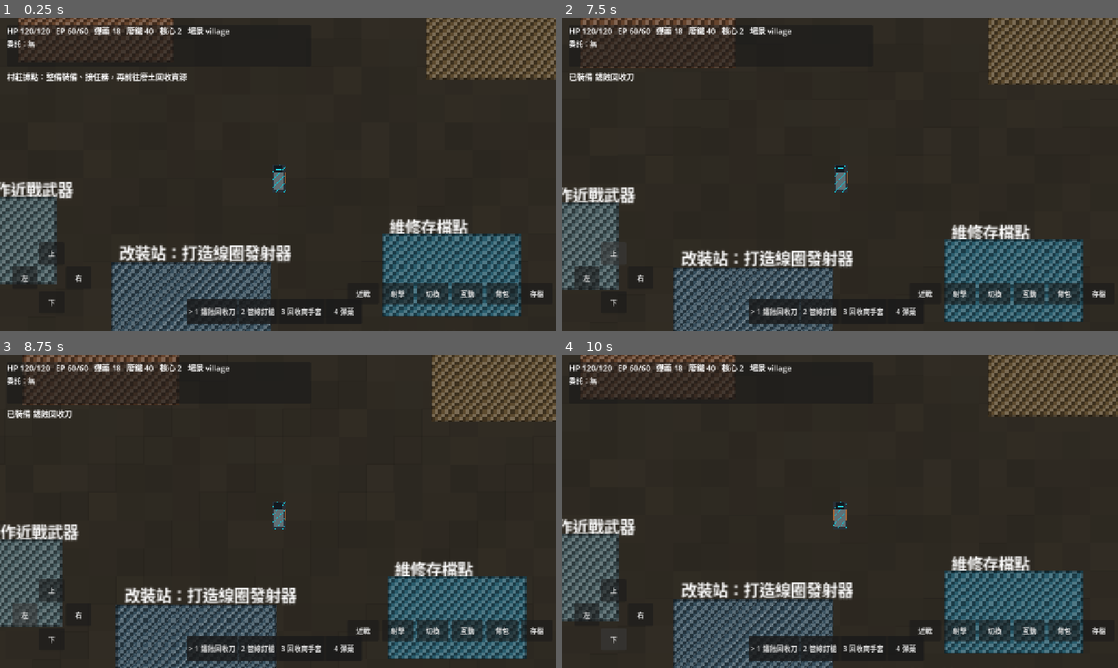
Above: before the commit, frames 1-4 (two rows, left to right).
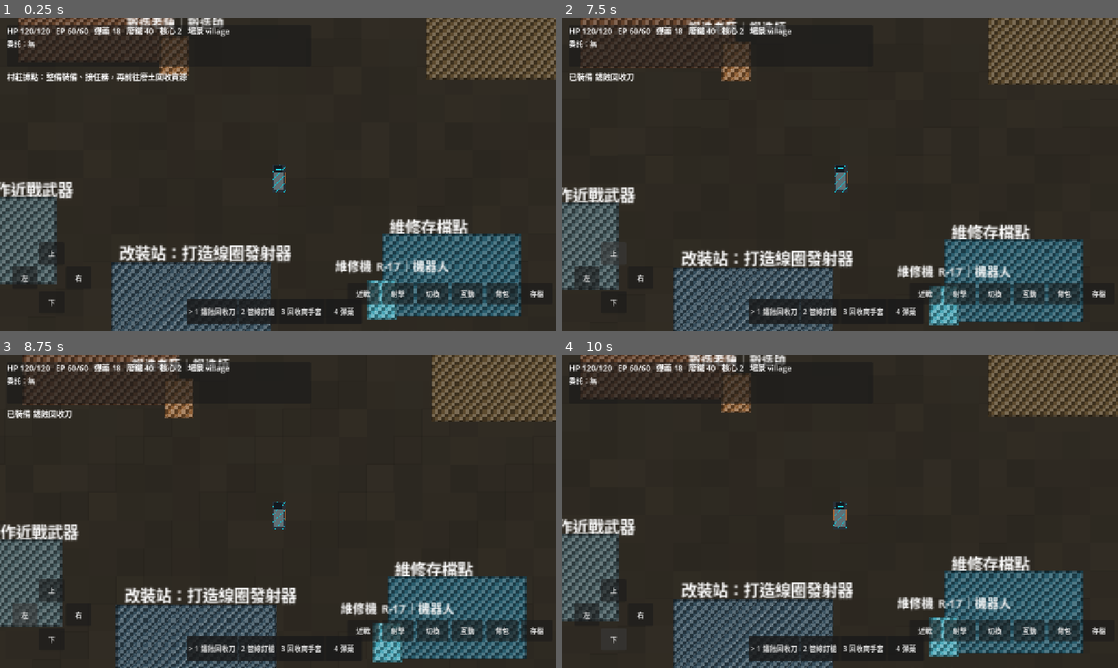
Above: after the commit, the same moments.

Repository: c112151127-ctrl/backmusuc
Game: Godot game, scene res://scenes/main/Main.tscn
Same seed, same stepped clock (60 frames per second), same inputs: the game is played once before the commit and once after it.
Inputs:
- Up to frame 1 (0.25 s): no input
- Up to frame 2 (7.5 s): click "> 1 鏽蝕回收刀" at 0.5 s; click "> 1 鏽蝕回收刀" at 1.25 s; click "2 管線釘槍" at 2 s; click "1 鏽蝕回收刀" at 2.75 s; click "3 回收商手套" at 3.5 s; click "2 管線釘槍" at 4.25 s; click "> 2 管線釘槍" at 5 s; click "4 彈藥" at 5.75 s; click "1 鏽蝕回收刀" at 6.5 s; click "上" at 7.25 s
- Up to frame 3 (8.75 s): click "左" at 8 s
- Up to frame 4 (10 s): click "右" at 8.75 s; click "下" at 9.5 s

The runs differ from the first frame. In frame 1, 1.9% of the frame differs, in the area x 22-81%, y 0-97%; in frame 2, 1.9%; in frame 3, 1.9%; in frame 4, 1.9%.

Commit message:
Add dialogue NPC guidance

Diff:
--- /dev/null
+++ b/data/maps/npcs.json
@@ -0,0 +1,70 @@
+{
+  "npcs": [
+    {
+      "id": "forge_master",
+      "scene": "village",
+      "name": "鍛造老陳",
+      "role": "鍛造師",
+      "line": "廢鐵別急著賣，八塊就能壓成一包彈藥。近戰清怪，遠程保命，兩邊都要準備。",
+      "repeat_line": "先補彈，再出村。廢土不會等你慢慢翻背包。",
+      "reward": { "ammo": 3 },
+      "position": { "x": 520, "y": 330 },
+      "color": "#8f5f34"
+    },
+    {
+      "id": "scrap_merchant",
+      "scene": "village",
+      "name": "游牧商人阿洛",
+      "role": "商人",
+      "line": "路線越深，廢料越好。看到訊號塔就代表附近常有事件點，別只盯著敵人。",
+      "repeat_line": "補給要算成本，彈藥買得到，核心買不到。",
+      "reward": { "scrap": 6 },
+      "position": { "x": 1020, "y": 330 },
+      "color": "#b18a46"
+    },
+    {
+      "id": "repair_robot",
+      "scene": "village",
+      "name": "維修機 R-17",
+      "role": "機器人",
+      "line": "提示：Q 可循環快捷欄，1 到 4 可直接選取裝備。切換錯誤會降低存活率。",
+      "repeat_line": "快捷欄同步正常。建議戰前檢查近戰、遠程、工具、彈藥。",
+      "reward": { "bio_crystal": 1 },
+      "position": { "x": 760, "y": 610 },
+      "color": "#47a4b5"
+    },
+    {
+      "id": "wasteland_survivor",
+      "scene": "village",
+      "name": "倖存者小隊長",
+      "role": "倖存者",
+      "line": "污染體會被聲響吸引。重型慢但打得遠，遠程型會拉開距離，別站著對射。",
+      "repeat_line": "回村不是逃跑，是把資源轉成下一趟的勝率。",
+      "reward": { "mutant_core": 1 },
+      "position": { "x": 1110, "y": 500 },
+      "color": "#6f8f62"
+    },
+    {
+      "id": "guild_clerk",
+      "scene": "guild",
+      "name": "公會櫃台妮亞",
+      "role": "任務櫃台",
+      "line": "委託不是單純殺怪，公會會同時檢查擊倒紀錄和帶回來的資源。",
+      "repeat_line": "接任務、進廢土、回來交付。漏掉任何一步都沒有獎勵。",
+      "reward": { "ammo": 4 },
+      "position": { "x": 505, "y": 330 },
+      "color": "#9b78b8"
+    },
+    {
+      "id": "route_scout",
+      "scene": "guild",
+      "name": "路線偵查員",
+      "role": "偵查員",
+      "line": "同一個 seed 會重現同一批地標、資源、敵人位置。記住路線，下次就能跑得更快。",
+      "repeat_line": "訊號塔和殘骸附近常有好東西，也常有壞東西。",
+      "reward": { "scrap": 8 },
+      "position": { "x": 820, "y": 540 },
+      "color": "#78906f"
+    }
+  ]
+}
--- a/docs/automated_playtest_report.json
+++ b/docs/automated_playtest_report.json
@@ -26,6 +26,14 @@
 		},
 		{
 			"label": "village: swap input cycles quick slot",
+			"passed": true
+		},
+		{
+			"label": "village: NPC dialogue can be triggered",
+			"passed": true
+		},
+		{
+			"label": "village: NPC first talk grants reward once",
 			"passed": true
 		},
 		{
@@ -103,7 +111,10 @@
 			"position": {
 				"x": 704.399658203125,
 				"y": 460.0
-			}
+			},
+			"talked_npcs": [
+				"forge_master"
+			]
 		},
 		"wasteland": {
 			"ammo_after_ranged": 17,
--- a/scenes/levels/guild/Guild.gd
+++ b/scenes/levels/guild/Guild.gd
@@ -5,6 +5,7 @@
 const PIXEL := preload("res://scripts/utils/PixelArtFactory.gd")
 const BACKDROP_SCRIPT := preload("res://scripts/systems/WorldBackdrop.gd")
 const INTERACTABLE_SCRIPT := preload("res://scripts/components/Interactable.gd")
+const DIALOGUE_NPC_SCRIPT := preload("res://scripts/components/DialogueNpc.gd")
 const PROJECTILE_POOL_SCRIPT := preload("res://scripts/systems/ProjectilePool.gd")
 
 func _ready() -> void:
@@ -17,6 +18,7 @@
 	_add_counter("reward", "交付櫃台：領取委託獎勵", Vector2(680, 270), Color8(75, 96, 122))
 	_add_counter("to_wasteland", "公會出口：前往廢土", Vector2(910, 430), Color8(92, 88, 56))
 	_add_counter("to_village", "返回村莊廣場", Vector2(600, 560), Color8(64, 110, 70))
+	_spawn_npcs()
 	_add_projectile_pool(200)
 	var player := PLAYER_SCENE.instantiate()
 	player.global_position = Vector2(600, 430)
@@ -48,6 +50,12 @@
 	interactable.interacted.connect(_on_interacted)
 	add_child(interactable)
 
+func _spawn_npcs() -> void:
+	for npc_data in DataRegistry.npcs_for_scene("guild"):
+		var npc: Area2D = DIALOGUE_NPC_SCRIPT.new()
+		npc.setup(npc_data)
+		add_child(npc)
+
 func _on_interacted(id: String) -> void:
 	match id:
 		"contract":
--- a/scenes/levels/village/Village.gd
+++ b/scenes/levels/village/Village.gd
@@ -5,6 +5,7 @@
 const PIXEL := preload("res://scripts/utils/PixelArtFactory.gd")
 const BACKDROP_SCRIPT := preload("res://scripts/systems/WorldBackdrop.gd")
 const INTERACTABLE_SCRIPT := preload("res://scripts/components/Interactable.gd")
+const DIALOGUE_NPC_SCRIPT := preload("res://scripts/components/DialogueNpc.gd")
 const INVENTORY_SCRIPT := preload("res://scripts/systems/InventorySystem.gd")
 const PROJECTILE_POOL_SCRIPT := preload("res://scripts/systems/ProjectilePool.gd")
 
@@ -25,6 +26,7 @@
 	_add_station("to_wasteland", "前往廢土外圍", Vector2(950, 760), Vector2(180, 72), Color8(54, 104, 58))
 	_add_station("to_guild", "前往冒險公會", Vector2(1180, 380), Vector2(180, 96), Color8(90, 82, 120))
 	_add_sign("公告：近戰擊倒污染體會回收彈藥，遠程攻擊會消耗彈藥。", Vector2(610, 180))
+	_spawn_npcs()
 	_add_projectile_pool(200)
 	_spawn_player(Vector2(640, 460))
 	add_child(HUD_SCENE.instantiate())
@@ -68,6 +70,12 @@
 	label.add_theme_font_size_override("font_size", 18)
 	add_child(label)
 
+func _spawn_npcs() -> void:
+	for npc_data in DataRegistry.npcs_for_scene("village"):
+		var npc: Area2D = DIALOGUE_NPC_SCRIPT.new()
+		npc.setup(npc_data)
+		add_child(npc)
+
 func _on_station_interacted(id: String) -> void:
 	match id:
 		"forge":
--- a/scripts/autoload/DataRegistry.gd
+++ b/scripts/autoload/DataRegistry.gd
@@ -7,6 +7,7 @@
 var events: Array = []
 var recipes: Array = []
 var quests: Array = []
+var npcs: Array = []
 
 func _ready() -> void:
 	load_all()
@@ -20,6 +21,7 @@
 	map_params = _load_json("res://data/maps/wasteland_params.json")
 	events = _load_json("res://data/maps/events.json").get("events", [])
 	quests = _load_json("res://data/maps/quests.json").get("quests", [])
+	npcs = _load_json("res://data/maps/npcs.json").get("npcs", [])
 
 func get_equipment(item_id: String) -> Dictionary:
 	return equipment.get(item_id, {})
@@ -51,6 +53,19 @@
 		ids.append(String(quest.get("id", "")))
 	return ids
 
+func get_npc(npc_id: String) -> Dictionary:
+	for npc in npcs:
+		if String(npc.get("id", "")) == npc_id:
+			return npc
+	return {}
+
+func npcs_for_scene(scene_id: String) -> Array[Dictionary]:
+	var results: Array[Dictionary] = []
+	for npc in npcs:
+		if String(npc.get("scene", "")) == scene_id:
+			results.append(npc)
+	return results
+
 func _load_json(path: String) -> Dictionary:
 	if not FileAccess.file_exists(path):
 		push_warning("Missing JSON: %s" % path)
--- a/scripts/autoload/GameState.gd
+++ b/scripts/autoload/GameState.gd
@@ -22,6 +22,7 @@
 var player_position := Vector2.ZERO
 var defeated_enemies := 0
 var discovered_events: Array[String] = []
+var talked_npcs: Array[String] = []
 var active_quest_id := ""
 var completed_quests: Array[String] = []
 var quest_progress: Dictionary = {}
@@ -52,6 +53,7 @@
 	crystals = 0
 	defeated_enemies = 0
 	discovered_events.clear()
+	talked_npcs.clear()
 	active_quest_id = ""
 	completed_quests.clear()
 	quest_progress.clear()
@@ -277,6 +279,23 @@
 func notify(message: String) -> void:
 	notification_requested.emit(message)
 
+func talk_to_npc(npc_id: String) -> bool:
+	var npc := DataRegistry.get_npc(npc_id)
+	if npc.is_empty():
+		notify("找不到 NPC: %s" % npc_id)
+		return false
+	var first_time := not talked_npcs.has(npc_id)
+	var message := String(npc.get("line", "")) if first_time else String(npc.get("repeat_line", npc.get("line", "")))
+	if first_time:
+		talked_npcs.append(npc_id)
+		var reward: Dictionary = npc.get("reward", {})
+		for item_id in reward.keys():
+			add_item(String(item_id), int(reward[item_id]))
+	notify("%s：%s" % [String(npc.get("name", npc_id)), message])
+	inventory_changed.emit()
+	stats_changed.emit()
+	return true
+
 func get_save_data() -> Dictionary:
 	return {
 		"version": 1,
@@ -294,6 +313,7 @@
 		"level": level,
 		"defeated_enemies": defeated_enemies,
 		"discovered_events": discovered_events,
+		"talked_npcs": talked_npcs,
 		"active_quest_id": active_quest_id,
 		"completed_quests": completed_quests,
 		"quest_progress": quest_progress,
@@ -316,6 +336,7 @@
 	level = int(data.get("level", 1))
 	defeated_enemies = int(data.get("defeated_enemies", 0))
 	discovered_events.assign(data.get("discovered_events", []))
+	talked_npcs.assign(data.get("talked_npcs", []))
 	active_quest_id = String(data.get("active_quest_id", ""))
 	completed_quests.assign(data.get("completed_quests", []))
 	quest_progress = data.get("quest_progress", {})
--- /dev/null
+++ b/scripts/components/DialogueNpc.gd
@@ -0,0 +1,70 @@
+extends Area2D
+class_name DialogueNpc
+
+const PIXEL := preload("res://scripts/utils/PixelArtFactory.gd")
+
+var npc_id := ""
+var npc_name := "NPC"
+var role := ""
+var color := Color8(110, 126, 116)
+var _player_near := false
+var _prompt: Label
+
+func setup(data: Dictionary) -> void:
+	npc_id = String(data.get("id", ""))
+	npc_name = String(data.get("name", npc_id))
+	role = String(data.get("role", "居民"))
+	color = Color.from_string(String(data.get("color", "#6f7e74")), Color8(110, 126, 116))
+	var position_data: Dictionary = data.get("position", {})
+	position = Vector2(float(position_data.get("x", 0.0)), float(position_data.get("y", 0.0)))
+
+func _ready() -> void:
+	add_to_group("npc")
+	add_to_group("interactable")
+	monitoring = true
+	body_entered.connect(_on_body_entered)
+	body_exited.connect(_on_body_exited)
+	_add_collision()
+	_add_sprite()
+	_add_labels()
+
+func _process(_delta: float) -> void:
+	if _player_near and Input.is_action_just_pressed("interact"):
+		GameState.talk_to_npc(npc_id)
+
+func _add_collision() -> void:
+	var collision := CollisionShape2D.new()
+	var shape := CircleShape2D.new()
+	shape.radius = 44
+	collision.shape = shape
+	add_child(collision)
+
+func _add_sprite() -> void:
+	var sprite := Sprite2D.new()
+	sprite.texture = PIXEL.new().make_texture(Vector2i(34, 46), [color.darkened(0.35), color, color.lightened(0.25)], npc_id.length())
+	sprite.texture_filter = CanvasItem.TEXTURE_FILTER_NEAREST
+	sprite.position = Vector2(0, -22)
+	add_child(sprite)
+
+func _add_labels() -> void:
+	var name_label := Label.new()
+	name_label.text = "%s｜%s" % [npc_name, role]
+	name_label.position = Vector2(-54, -72)
+	name_label.add_theme_font_size_override("font_size", 14)
+	add_child(name_label)
+	_prompt = Label.new()
+	_prompt.text = "E: 交談"
+	_prompt.position = Vector2(-32, -92)
+	_prompt.visible = false
+	_prompt.add_theme_font_size_override("font_size", 14)
+	add_child(_prompt)
+
+func _on_body_entered(body: Node) -> void:
+	if body.is_in_group("player"):
+		_player_near = true
+		_prompt.visible = true
+
+func _on_body_exited(body: Node) -> void:
+	if body.is_in_group("player"):
+		_player_near = false
+		_prompt.visible = false
--- a/scripts/tests/AutomatedPlaytestRunner.gd
+++ b/scripts/tests/AutomatedPlaytestRunner.gd
@@ -49,6 +49,9 @@
 	var active_before := GameState.active_quick_slot
 	await _tap_action("swap_weapon")
 	_expect(GameState.active_quick_slot != active_before, "village: swap input cycles quick slot")
+	var ammo_before := GameState.ammo
+	_expect(GameState.talk_to_npc("forge_master"), "village: NPC dialogue can be triggered")
+	_expect(GameState.ammo == ammo_before + 3, "village: NPC first talk grants reward once")
 	GameState.add_item("bio_crystal", 1)
 	var crafted := InventorySystem.craft_basic_upgrade()
 	_expect(crafted and GameState.inventory.has("spark_cutter"), "village: craft station loop can create weapon")
@@ -56,7 +59,8 @@
 		"position": _vector_to_data(player.global_position if player != null else Vector2.ZERO),
 		"inventory_open": inventory_panel.visible if inventory_panel != null else false,
 		"has_spark_cutter": GameState.inventory.has("spark_cutter"),
-		"active_quick_slot": GameState.active_quick_slot
+		"active_quick_slot": GameState.active_quick_slot,
+		"talked_npcs": GameState.talked_npcs.duplicate()
 	})
 	village.queue_free()
 	await _settle_frames(2)
--- a/scripts/tests/VerticalSliceVerifier.gd
+++ b/scripts/tests/VerticalSliceVerifier.gd
@@ -17,6 +17,7 @@
 	_check_export_presets()
 	await _check_scene("village", VILLAGE_SCENE, {
 		"interactable": 7,
+		"npc": 4,
 		"player": 1
 	})
 	await _check_scene("wasteland", WASTELAND_SCENE, {
@@ -30,11 +31,13 @@
 	})
 	await _check_scene("guild", GUILD_SCENE, {
 		"interactable": 3,
+		"npc": 2,
 		"player": 1
 	})
 	_check_save_roundtrip()
 	_check_equipment_loop()
 	_check_recipe_and_quest_loop()
+	_check_npc_dialogue_loop()
 	await _check_playable_core_loop()
 	await _check_wasteland_prop_contract()
 	await _check_enemy_projectile_damage()
@@ -50,6 +53,7 @@
 	_expect(DataRegistry.events.size() >= 4, "event data has random event pool")
 	_expect(DataRegistry.recipes.size() >= 5, "recipe data has forge craft shop and mod loops")
 	_expect(DataRegistry.quests.size() >= 2, "quest data has guild contracts")
+	_expect(DataRegistry.npcs.size() >= 6, "npc data has village and guild dialogue characters")
 	_expect(int(DataRegistry.map_params.get("width_tiles", 0)) >= 100, "wasteland width is at least 100 tiles")
 	_expect(int(DataRegistry.map_params.get("height_tiles", 0)) >= 80, "wasteland height is at least 80 tiles")
 	_expect(int(DataRegistry.map_params.get("prop_nodes", 0)) >= 60, "wasteland has enough pseudo-3D props configured")
@@ -117,6 +121,7 @@
 	GameState.add_item("scrap", 12)
 	GameState.add_item("spark_cutter", 1)
 	GameState.equip_item("spark_cutter")
+	GameState.talk_to_npc("repair_robot")
 	var before := GameState.get_save_data()
 	var saved := SaveManager.save_game()
 	GameState.reset_new_run(false)
@@ -130,6 +135,7 @@
 	_expect(String(after.get("active_quest_id", "")) == "clear_scrap_route", "save roundtrip restores active quest")
 	_expect(int(after.get("quest_progress", {}).get("defeat_enemy", 0)) == 2, "save roundtrip restores quest progress")
 	_expect(String(after.get("quick_slots", [])[0]) == "spark_cutter", "save roundtrip restores quick slot equipment")
+	_expect(after.get("talked_npcs", []).has("repair_robot"), "save roundtrip restores talked NPC state")
 
 func _load_save_without_scene_change() -> bool:
 	if not FileAccess.file_exists("user://save_game.json"):
@@ -174,6 +180,15 @@
 	_expect(GameState.active_quest_id.is_empty(), "completed quest clears active quest")
 	_expect(GameState.completed_quests.has("clear_scrap_route"), "completed quest is recorded")
 	_expect(GameState.cores == cores_before + 1, "quest reward grants mutant core")
+
+func _check_npc_dialogue_loop() -> void:
+	GameState.reset_new_run(false)
+	var ammo_before := GameState.ammo
+	_expect(GameState.talk_to_npc("forge_master"), "npc dialogue can be triggered")
+	_expect(GameState.talked_npcs.has("forge_master"), "npc dialogue marks first talk")
+	_expect(GameState.ammo == ammo_before + 3, "npc first talk grants reward")
+	_expect(GameState.talk_to_npc("forge_master"), "npc repeat dialogue can be triggered")
+	_expect(GameState.ammo == ammo_before + 3, "npc repeat dialogue does not duplicate reward")
 
 func _check_playable_core_loop() -> void:
 	GameState.reset_new_run(false)
Not shown, changed: docs/PLAYTEST_CHECKLIST.md
Not shown, changed: docs/SRS_TRACEABILITY.md
